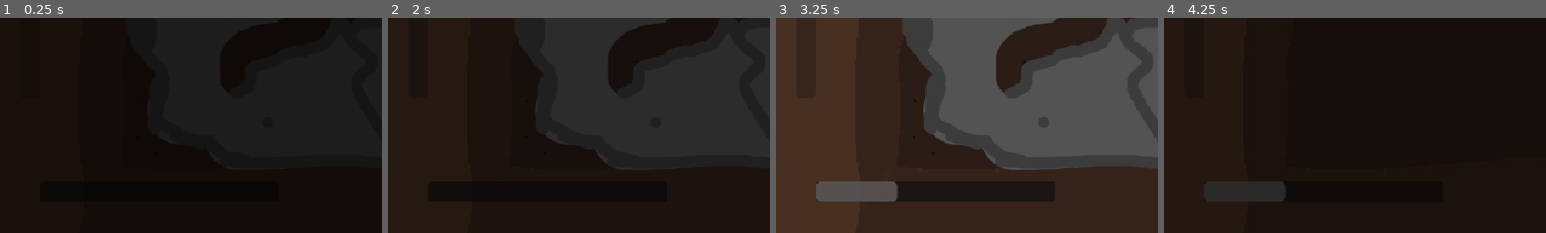
Above: before the commit, frames 1-4 (left to right).
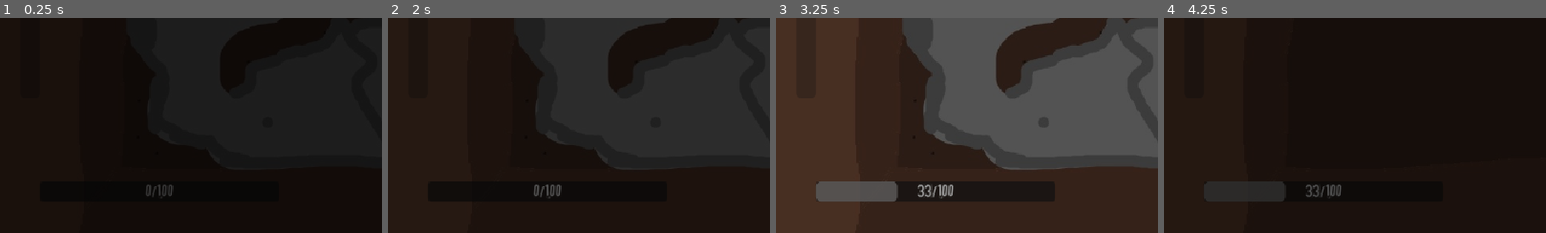
Above: after the commit, the same moments.

Repository: TezzyBear/brackeys-2025-2
Game: Godot game, scene res://scenes/game.tscn
The game is run twice, just before and just after one commit, with the same random seed, the same clock (stepped at 60 frames per second) and the same inputs.
Inputs (mouse positions are % of the whole screen's width and height, from its top left):
- Up to frame 1 (0.25 s): no input
- Up to frame 2 (2 s): move the mouse to (72, 45) at 0.52 s; tap 1 (hack_1) at 0.6 s; click (72, 45) at 0.67 s; move the mouse to (30, 55) at 1.27 s; tap 2 (hack_2) at 1.35 s; click (30, 55) at 1.42 s
- Up to frame 3 (3.25 s): move the mouse to (60, 28) at 2.02 s; tap 3 (hack_3) at 2.1 s; click (60, 28) at 2.17 s; move the mouse to (45, 70) at 2.77 s; tap 1 (hack_1) at 2.85 s; click (45, 70) at 2.92 s
- Up to frame 4 (4.25 s): move the mouse to (80, 65) at 3.52 s; tap 2 (hack_2) at 3.6 s; click (80, 65) at 3.67 s
The pictures show only the part of the screen within x 0-50%, y 50-100%; the shares and areas given below are measured in that part.

The runs differ from the first frame. In frame 1, 0.2% of the frame differs, in the area x 38-46%, y 77-84%; in frame 2, 0.2%; in frame 3, 0.4%, in the area x 37-47%, y 77-84%; in frame 4, 0.3%.
Error before the commit: Invalid assignment of property or key 'text' with value of type 'String' on a base object of type 'null instance'. (res://scripts/ui/panel_fatigue.gd:18)

Commit message:
Corrected oopsie on label for fatigue bar

Diff:
--- a/scenes/ui/panel_fatigue.tscn
+++ b/scenes/ui/panel_fatigue.tscn
@@ -23,6 +23,17 @@
 grow_vertical = 2
 show_percentage = false
 
+[node name="Label" type="Label" parent="ProgressBar"]
+layout_mode = 1
+anchors_preset = 15
+anchor_right = 1.0
+anchor_bottom = 1.0
+grow_horizontal = 2
+grow_vertical = 2
+theme_override_font_sizes/font_size = 22
+text = "0/100"
+horizontal_alignment = 1
+
 [node name="StatusEffectsBar" parent="." instance=ExtResource("2_e6uho")]
 offset_top = -42.0
 offset_bottom = -2.0
Not shown, removed: export/version0.2.console.exe
Not shown, changed: export/version0.2.exe
Not shown, removed: export/version0.2.pck
Not shown, added: export/version0.2.zip
